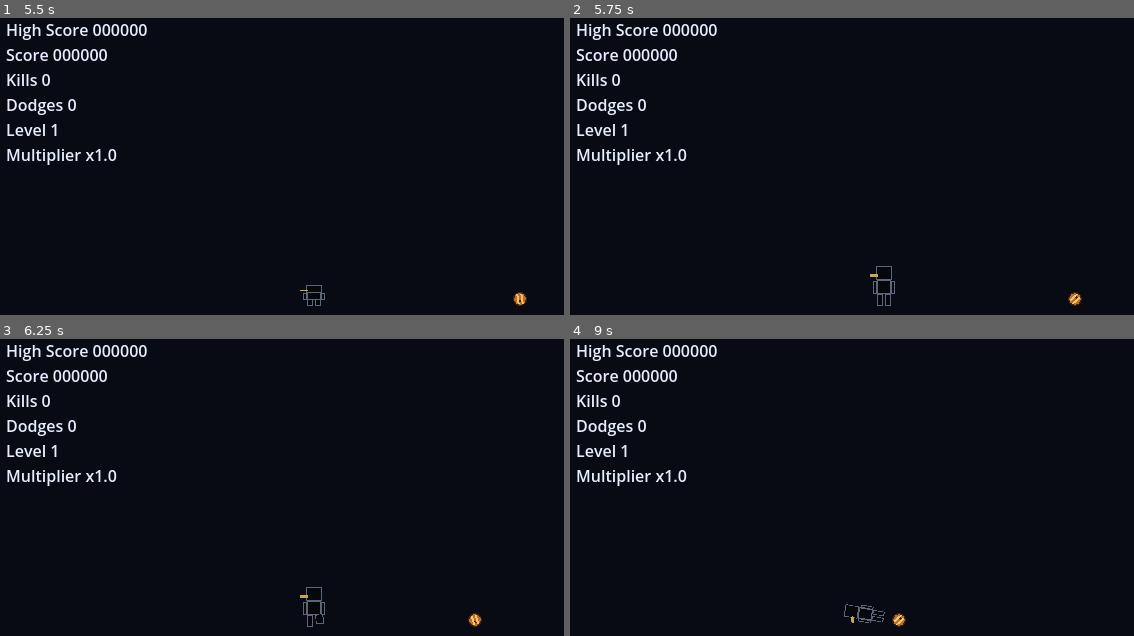
Above: before the commit, frames 1-4 (two rows, left to right).
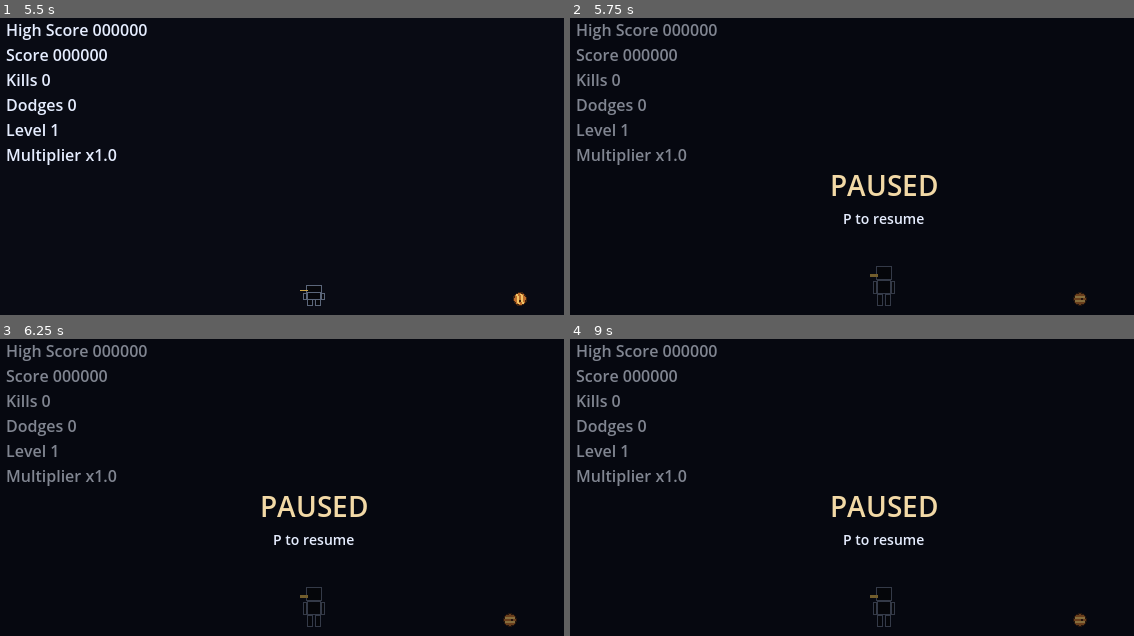
Above: after the commit, the same moments.

Repository: selymax79/Moonfall-Dojo
Game: Godot game, scene res://scenes/main.tscn
The game is run twice, just before and just after one commit, with the same random seed, the same clock (stepped at 60 frames per second) and the same inputs.
Inputs:
- Up to frame 1 (5.5 s): tap Enter at 0.5 s; hold Right (turn_right) 0.53-1.28 s; hold Down (duck) 0.53-1.28 s; tap Up (jump) at 0.77, 1.52, 3.02, 3.77, 4.52 s; hold Left (turn_left) 1.28-2.03 s; tap X (kick) at 1.35 s; hold Z (punch) 2.03-2.78 s; hold Right (turn_right) 2.03-3.53 s; tap Down (duck) at 2.85 s; hold X (kick) 3.53-4.28 s; hold Left (turn_left) from 3.53 s (still down); tap F4 (dev_level_up) at 4.15 s; tap Z (punch) at 4.35 s; tap F2 (dev_restart) at 4.9 s; hold Down (duck) from 5.03 s (still down)
- Up to frame 2 (5.75 s): keep holding Left (turn_left); keep holding Down (duck); tap P (pause_game, bound only after the commit) at 5.65 s
- Up to frame 3 (6.25 s): release Left (turn_left) at 5.78 s; release Down (duck) at 5.78 s; hold Right (turn_right) from 5.78 s (still down); tap X (kick) at 5.85 s; tap Up (jump) at 6.02 s
- Up to frame 4 (9 s): hold Z (punch) 6.53-7.28 s; tap Up (jump) at 6.77, 7.52 s; tap Down (duck) at 7.35 s; release Right (turn_right) at 8.03 s; hold X (kick) 8.03-8.78 s; hold Left (turn_left) from 8.03 s (still down); tap Z (punch) at 8.85 s

Frame 1 is identical in both runs. In frame 2, 2.9% of the frame differs, in the area x 1-92%, y 2-97%; in frame 3, 3.0%; in frame 4, 3.1%.

Commit message:
Add gameplay pause system

Diff:
--- a/project.godot
+++ b/project.godot
@@ -24,6 +24,11 @@
 window/stretch/scale_mode="fractional"
 
 [input]
+
+pause_game={
+"deadzone": 0.5,
+"events": [Object(InputEventKey,"physical_keycode":80)]
+}
 
 dev_restart={
 "deadzone": 0.5,
--- a/scenes/main.tscn
+++ b/scenes/main.tscn
@@ -4,9 +4,11 @@
 [ext_resource type="Script" path="res://scripts/main.gd" id="3_main"]
 
 [node name="Main" type="Node2D"]
+process_mode = 3
 script = ExtResource("3_main")
 
 [node name="Player" parent="." instance=ExtResource("1_player")]
+process_mode = 1
 position = Vector2(320, 300)
 
 [node name="HUD" type="CanvasLayer" parent="."]
@@ -60,3 +62,55 @@
 theme_override_colors/font_color = Color(0.9, 0.93, 1, 1)
 theme_override_font_sizes/font_size = 16
 text = "Multiplier x1.0"
+
+[node name="PauseOverlay" type="Control" parent="HUD"]
+visible = false
+anchors_preset = 15
+anchor_right = 1.0
+anchor_bottom = 1.0
+grow_horizontal = 2
+grow_vertical = 2
+mouse_filter = 2
+
+[node name="Shade" type="ColorRect" parent="HUD/PauseOverlay"]
+layout_mode = 1
+anchors_preset = 15
+anchor_right = 1.0
+anchor_bottom = 1.0
+grow_horizontal = 2
+grow_vertical = 2
+mouse_filter = 2
+color = Color(0.015, 0.02, 0.04, 0.45)
+
+[node name="PausedLabel" type="Label" parent="HUD/PauseOverlay"]
+layout_mode = 1
+anchors_preset = 15
+anchor_right = 1.0
+anchor_bottom = 1.0
+grow_horizontal = 2
+grow_vertical = 2
+mouse_filter = 2
+theme_override_colors/font_color = Color(0.95, 0.85, 0.65, 1)
+theme_override_font_sizes/font_size = 28
+text = "PAUSED"
+horizontal_alignment = 1
+vertical_alignment = 1
+
+[node name="ResumeHint" type="Label" parent="HUD/PauseOverlay"]
+layout_mode = 1
+anchors_preset = 8
+anchor_left = 0.5
+anchor_top = 0.5
+anchor_right = 0.5
+anchor_bottom = 0.5
+offset_left = -100.0
+offset_top = 23.0
+offset_right = 100.0
+offset_bottom = 47.0
+grow_horizontal = 2
+grow_vertical = 2
+mouse_filter = 2
+theme_override_colors/font_color = Color(0.9, 0.93, 1, 1)
+theme_override_font_sizes/font_size = 14
+text = "P to resume"
+horizontal_alignment = 1
--- a/scripts/main.gd
+++ b/scripts/main.gd
@@ -46,6 +46,7 @@
 @onready var dodges_label: Label = $HUD/RunStats/DodgesLabel
 @onready var level_label: Label = $HUD/RunStats/LevelLabel
 @onready var multiplier_label: Label = $HUD/RunStats/MultiplierLabel
+@onready var pause_overlay: Control = $HUD/PauseOverlay
 
 
 ## Randomise before entering the tree so tests can override the seed before the first spawn.
@@ -127,12 +128,20 @@
 	level = run_start_level + handled_threats / HANDLED_THREATS_PER_LEVEL + dev_level_boost
 
 
-## Development controls bypass Player's action lock and remain available on the dead HUD.
+## Main always processes controls; Player and threat nodes are pausable and receive no paused input.
+## Fresh presses prevent a held P key from repeatedly toggling pause.
 func _unhandled_input(event: InputEvent) -> void:
-	if event.is_action_pressed("dev_restart") and not event.is_echo():
+	if event.is_echo():
+		return
+	if event.is_action_pressed("pause_game"):
 		get_viewport().set_input_as_handled()
+		set_game_paused(not get_tree().paused)
+	elif event.is_action_pressed("dev_restart"):
+		get_viewport().set_input_as_handled()
+		# SceneTree outlives this scene, so pause must not survive a development restart.
+		set_game_paused(false)
 		get_tree().reload_current_scene()
-	elif event.is_action_pressed("dev_level_up") and not event.is_echo():
+	elif event.is_action_pressed("dev_level_up"):
 		get_viewport().set_input_as_handled()
 		var previous_gap: float = get_spawn_gap()
 		dev_level_boost += 1
@@ -142,6 +151,12 @@
 		if not player.is_dead and next_spawn_at > encounter_time:
 			next_spawn_at = maxf(encounter_time, next_spawn_at + get_spawn_gap() - previous_gap)
 		update_hud()
+
+
+## SceneTree freezes pausable actors (including cosmetic aftermath); HUD remains responsive.
+func set_game_paused(paused: bool) -> void:
+	get_tree().paused = paused
+	pause_overlay.visible = paused
 
 
 ## Exactly two draws per selection, including the pending choice: type, then side; never reroll waits.
@@ -204,6 +219,8 @@
 	if lethal_at - duration < ready_at + turn_time + FAIRNESS_MARGIN:
 		return
 	var actor = THREAT_SCENES[pending_type].instantiate()
+	# Main is always-processing for controls; actors must not inherit that exception.
+	actor.process_mode = Node.PROCESS_MODE_PAUSABLE
 	actor.configure_entry(pending_side)
 	actor.movement_speed = speed
 	actor.position = THREAT_START_POSITION
@@ -234,6 +251,9 @@
 ## All actors move first, then Player attacks, then lethal checks, then surviving hazard rewards.
 ## Separate passes preserve Player-first Assassin priority regardless of the array's encounter order.
 func _physics_process(delta: float) -> void:
+	# Only Main needs this guard: it stays responsive for P/F2/F4 while SceneTree pauses actors.
+	if get_tree().paused:
+		return
 	encounter_time += delta
 	player.advance_tick(delta)
 	if player.is_dead:
Not shown, changed: DESIGN_NOTES.md
